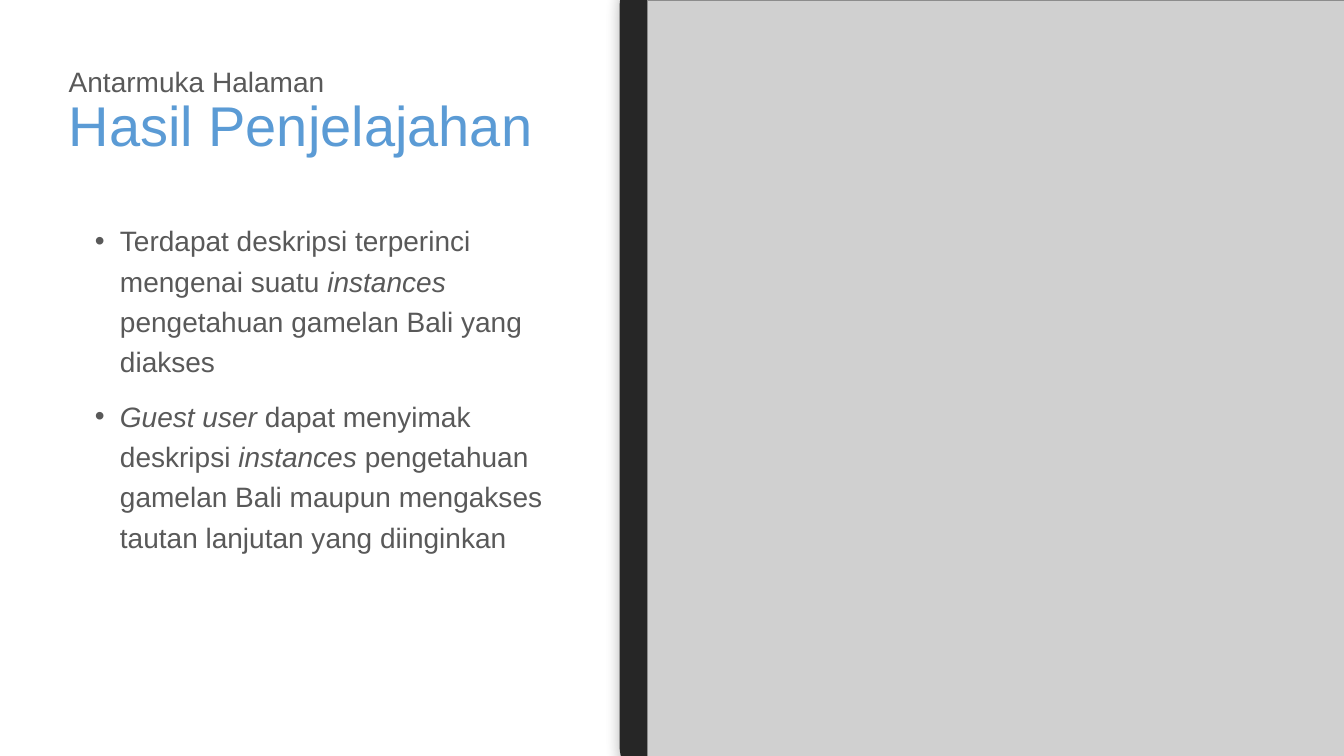
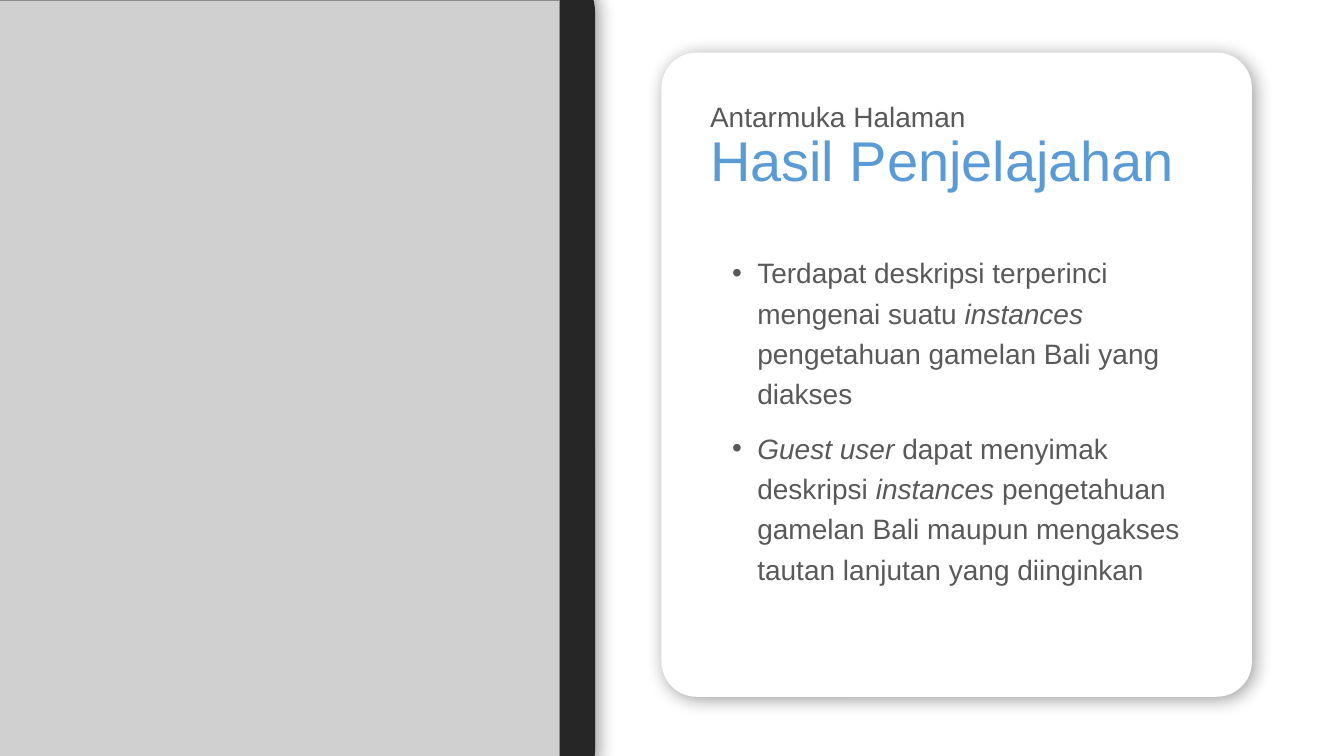
Before and after one commit to wardanacoolant/Tugas-Akhir, a slide deck: slide 17 of Hari-H Sidang/Presentasi Skripsi Reduced Revision Fix.pptx. Drawn at 1344x756 pixels with LibreOffice and Linux fonts; fonts in the diff are those of the drawing; grey boxes stand for pictures. Boxes give left, top, right and bottom in pixels: in the first picture for what was removed or moved away, otherwise in the second. Text is boxed around its words. In the diff, an @@ line names an element or a change of style, - is before the commit and + after.

```diff
--- a/Hari-H Sidang/Presentasi Skripsi Reduced Revision Fix.pptx
+++ b/Hari-H Sidang/Presentasi Skripsi Reduced Revision Fix.pptx
@@ picture: place and size @@
-picture at [647,0,1344,756]
+picture at [0,0,560,756]
@@ rounded rectangle: place and size @@
-rounded rectangle at [620,0,1344,756]
+rounded rectangle at [0,0,596,756]
@@ rounded rectangle: place and size @@
-rounded rectangle at [763,187,1242,712]
+rounded rectangle at [661,52,1252,697]
@@ title "Antarmuka Halaman Hasil Penjelajahan": place and size @@
-title "Antarmuka Halaman Hasil Penjelajahan" at [69,71,533,156]
+title "Antarmuka Halaman Hasil Penjelajahan" at [710,106,1174,191]
@@ text "Terdapat deskripsi terperinci mengenai suatu ...": place and size @@
-text "Terdapat deskripsi terperinci mengenai suatu ..." at [120,230,542,553]
+text "Terdapat deskripsi terperinci mengenai suatu ..." at [757,262,1179,585]
```
Also in this commit, not shown: 7 other slides changed, 2 slides added, 5 other files.
